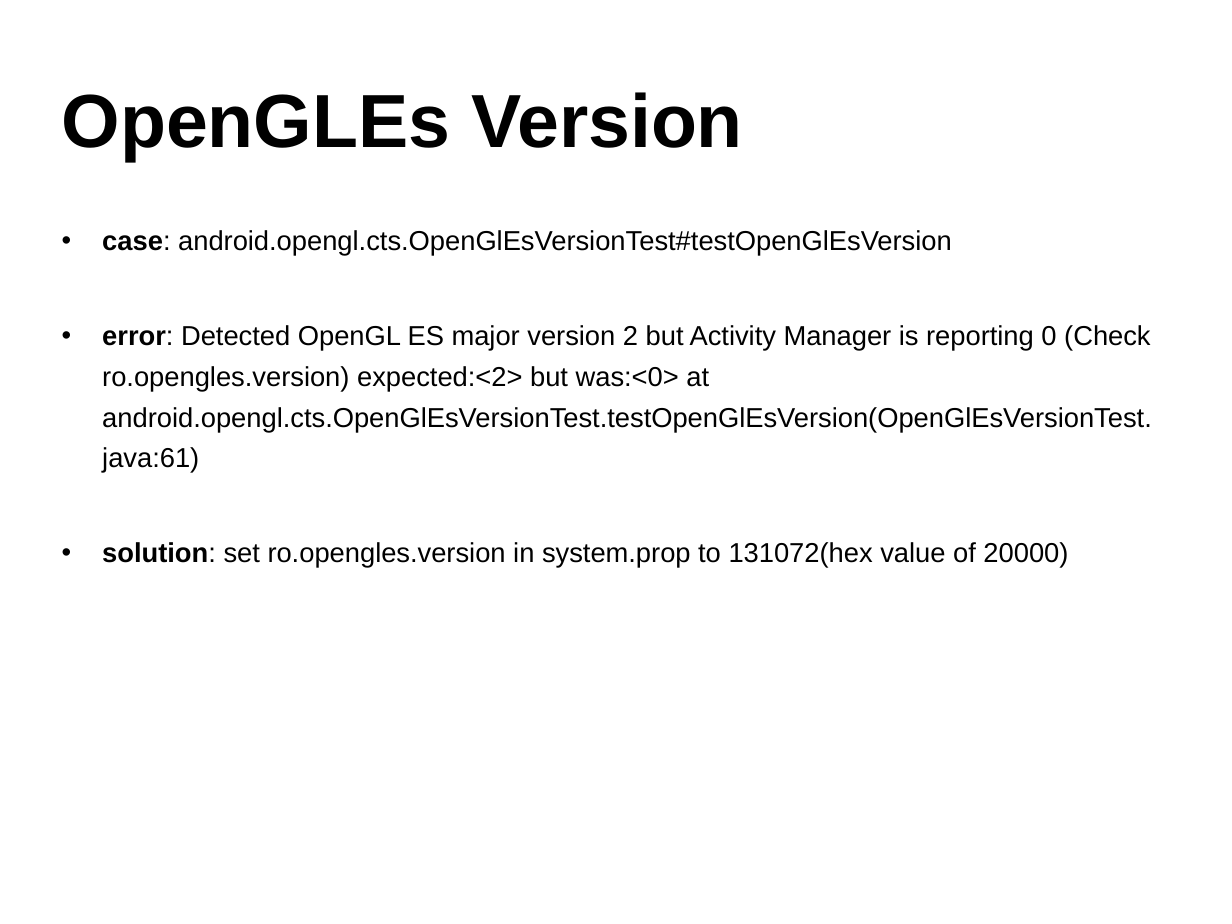
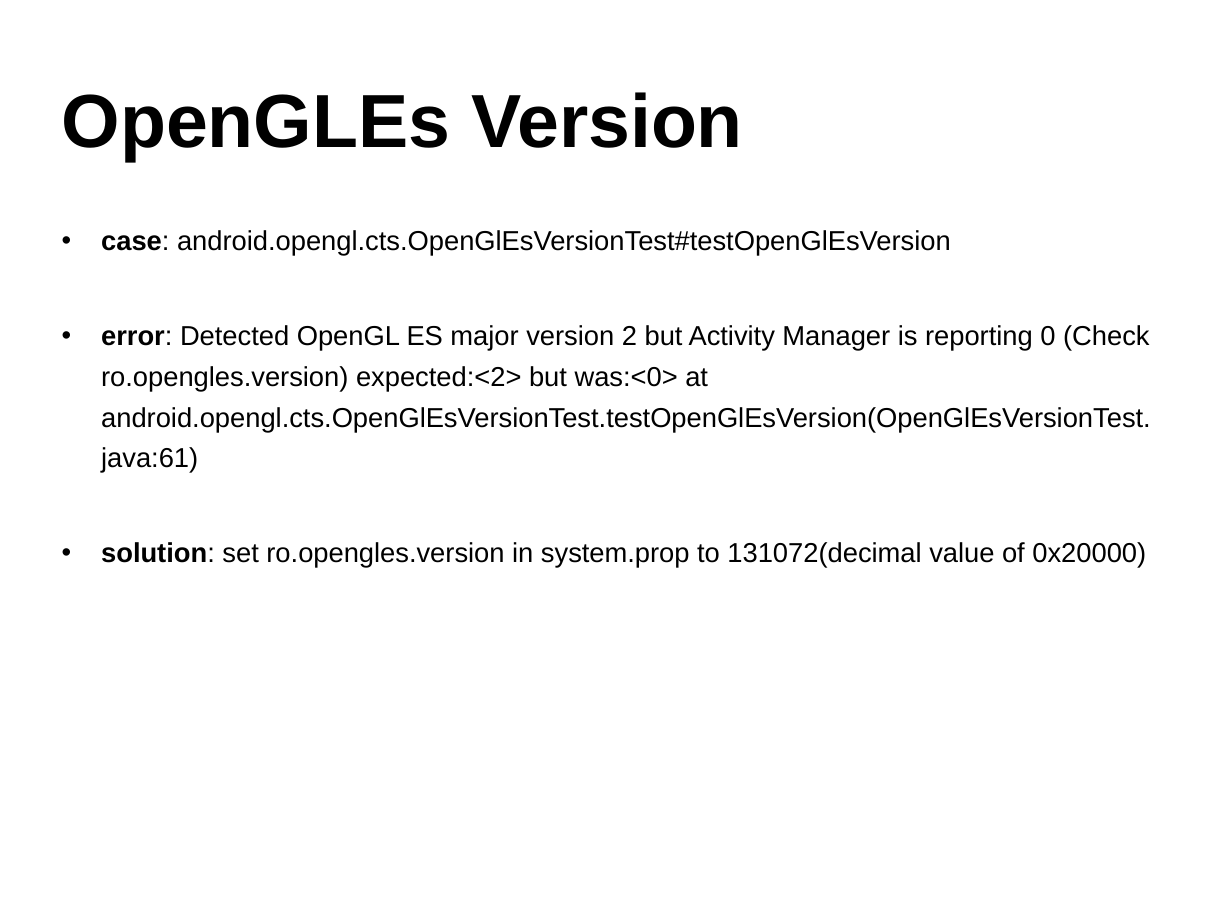
Before and after one commit to widerules/system-information, a slide deck: slide 28 of cts/CTS-training.ppt. Drawn at 1232x924 pixels with LibreOffice and Linux fonts; fonts in the diff are those of the drawing; background and template pictures are left out. Boxes give left, top, right and bottom in pixels: in the first picture for what was removed or moved away, otherwise in the second. Text is boxed around its words. In the diff, an @@ line names an element or a change of style, - is before the commit and + after.

```diff
--- a/cts/CTS-training.ppt
+++ b/cts/CTS-training.ppt
@@ text at box(101, 230, 1151, 473): indent changed @@
@@ text at box(101, 542, 1146, 568): text changed @@
-• solution: set ro.opengles.version in system.prop to 131072(hex value of 20000)
+• solution: set ro.opengles.version in system.prop to 131072(decimal value of 0x20000)
```
Also in this commit, not shown: 32 other slides changed.
